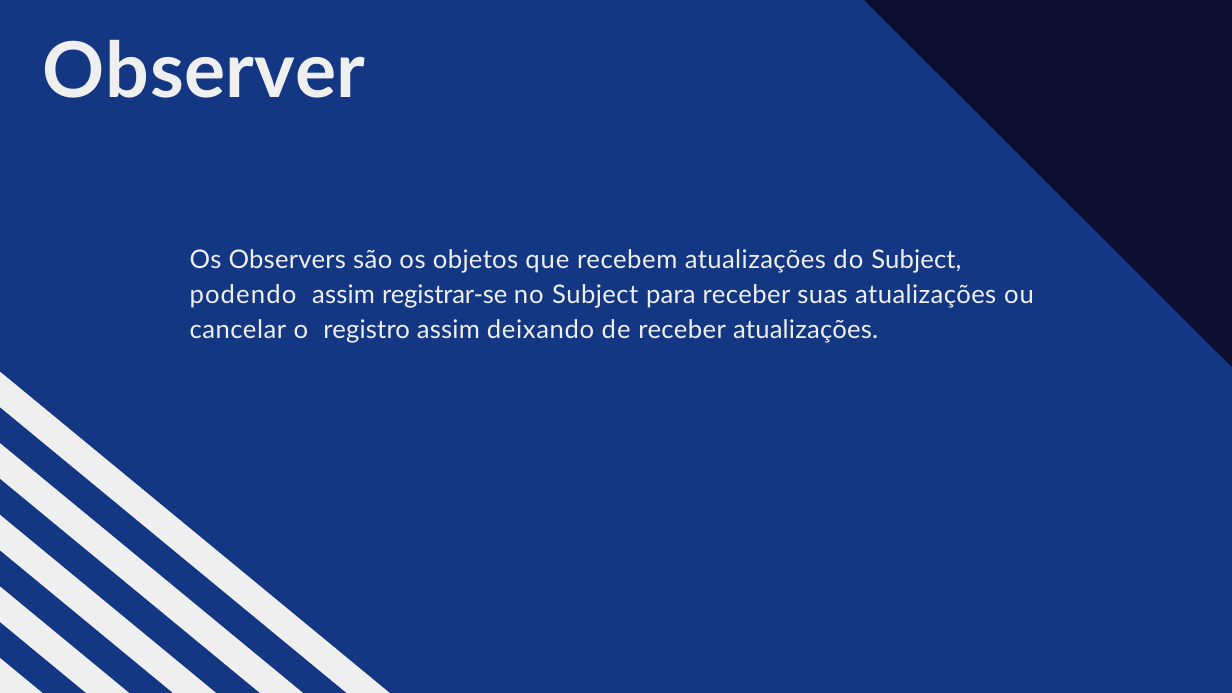
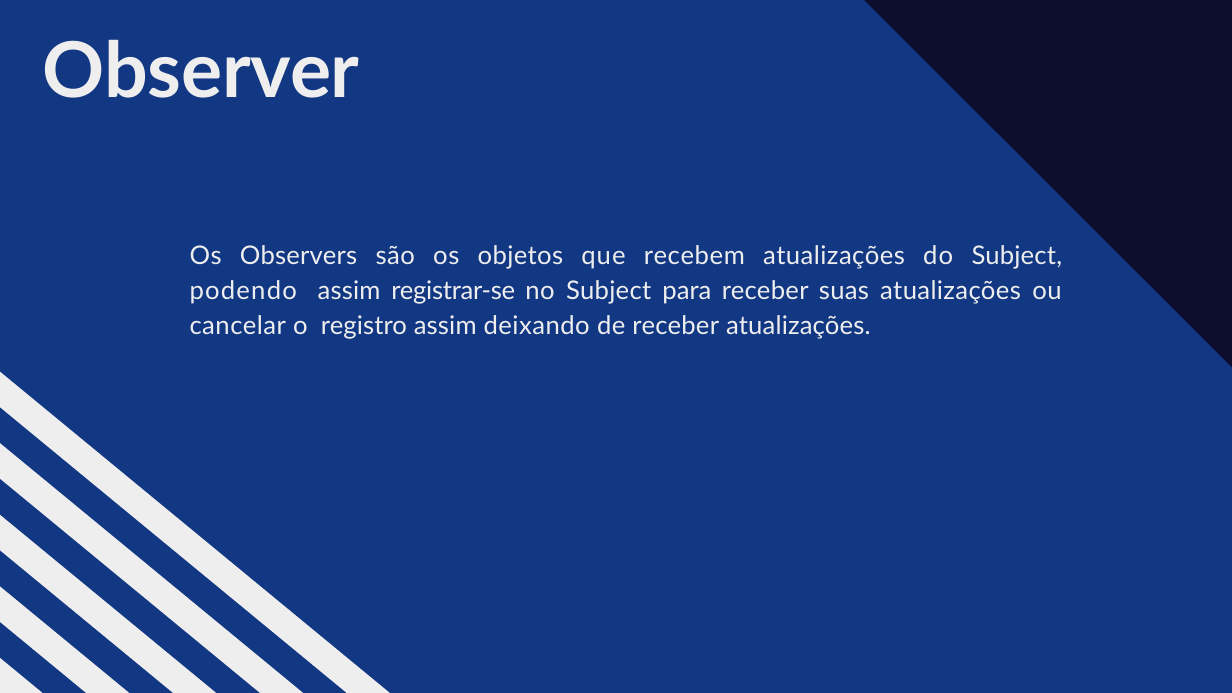
Before and after one commit to GabrielAL4/observer-pattern, a slide deck: slide 4 of Padrão Observer - Design Pattern.pptx. Drawn at 1232x693 pixels with LibreOffice and Linux fonts; fonts in the diff are those of the drawing; background and template pictures are left out. Boxes give left, top, right and bottom in pixels: in the first picture for what was removed or moved away, otherwise in the second. Text is boxed around its words. In the diff, an @@ line names an element or a change of style, - is before the commit and + after.

```diff
--- a/Padrão Observer - Design Pattern.pptx
+++ b/Padrão Observer - Design Pattern.pptx
@@ freeform shape at (x1=0, y1=0, x2=1232, y2=693): fill #133783 to #123783; outline redrawn @@
@@ text "Observer" at (x1=43, y1=39, x2=360, y2=98): text colour #EFEFEF to #EEEEEE; letter spacing 0.4 to -0.2 pt, letter spacing 2 to -0.2 pt, letter spacing -0.3 to -0.2 pt, letter spacing -0.6 to -0.2 pt, letter spacing -3.2 to -0.2 pt, letter spacing 0.6 to -0.2 pt in "Observer" @@
@@ freeform shape at (x1=864, y1=0, x2=1232, y2=367): fill #0D0D2F to #0D0D2E; outline redrawn @@
@@ text "Os Observers são os objetos ..." at (x1=190, y1=245, x2=1063, y2=339): text colour #EFEFEF to #EEEEEE; letter spacing 0.6 to 0 pt in "Os são"; letter spacing 0.3 to 0.1 pt, letter spacing 0.3 to 0.2 pt, letter spacing 0.3 to -0.1 pt, letter spacing 0.3 to 0 pt in "Observers"; letter spacing 0.6 to 0.5 pt in "são"; letter spacing 0.8 to 0 pt in "os"; letter spacing 0.4 to 0.5 pt, letter spacing 0.4 to 0.3 pt, letter spacing 0.4 to 0 pt in "objetos"; letter spacing 1.1 to 1.2 pt, letter spacing 1.1 to 0 pt in "que"; letter spacing 0.7 to 0.4 pt, letter spacing 0.7 to 0.8 pt, letter spacing 0.7 to 0 pt in "recebem"; letter spacing 0.5 to 0.6 pt, letter spacing 0.5 to 0 pt in "atualizações"; letter spacing 1.6 to 1.4 pt, letter spacing 1.6 to 0 pt in "do"; letter spacing 0.1 to 0.2 pt, letter spacing 0.1 to 0 pt in "Subject,"; letter spacing 1.4 to 1.5 pt, letter spacing 1.4 to 0 pt in "podendo"; letter spacing -0.2 to -0.3 pt in "registrar-se"; letter spacing 1.1 to 0.6 pt in "no ou"; letter spacing 0.6 to 0.3 pt in "Subject"; letter spacing 0.2 to 0 pt in "para"; letter spacing 0.5 to 0.3 pt in "receber suas receber"; letter spacing 0.7 to 0.6 pt in "cancelar"; letter spacing 1.2 to 0 pt in "o"; letter spacing 0.2 to 0.1 pt in "registro"; letter spacing 0.8 to 0.6 pt in "deixando"; letter spacing 1.2 to 0.6 pt in "de"; alignment left to justified @@
```
Also in this commit, not shown: 11 other slides changed, 1 other file.
